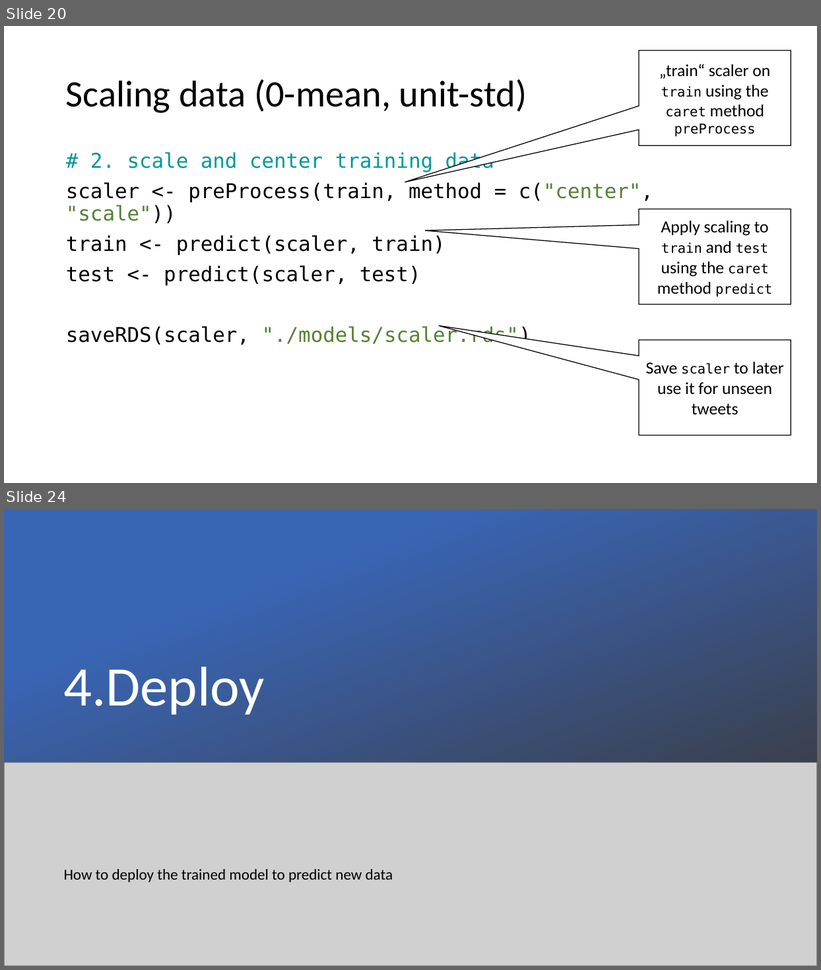
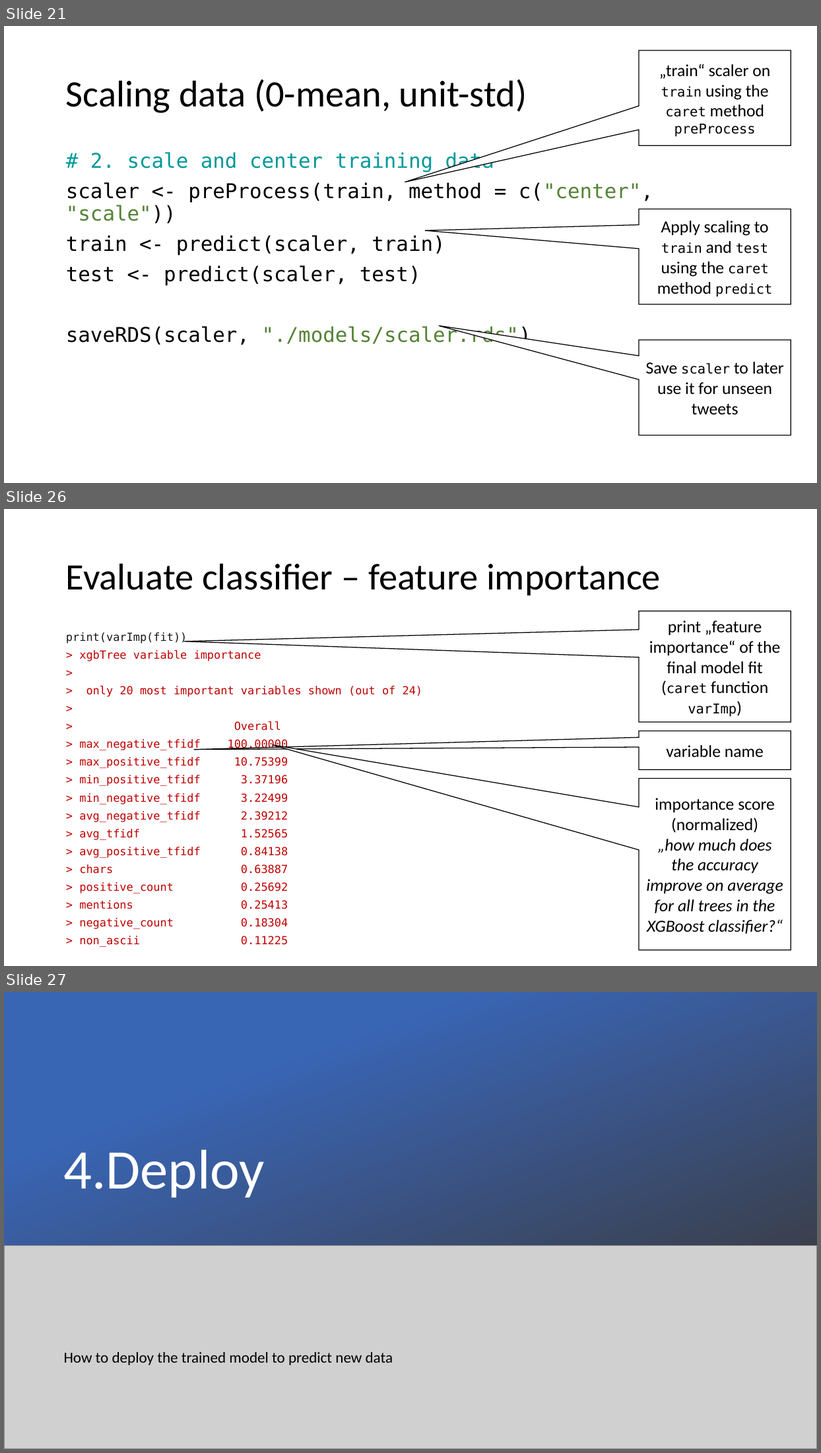
Before and after one commit to samuelstelzer/twitter_sentiment_analysis, a slide deck: handson_workshop.pptx. Shown one above the other, each under a label of ours: slides 20 and 24 before the commit, slides 21, 26 and 27 after it; the slides between them are not shown. The pictures are 821x970 and 821x1453 pixels, drawn with LibreOffice and Linux fonts; fonts in the diff are those of the drawing; grey boxes stand for pictures. Boxes give left, top, right and bottom in pixels: in the first picture for what was removed or moved away, otherwise in the second. Text is boxed around its words. In the diff, an @@ line names an element or a change of style, - is before the commit and + after.

Commit message:
Fix issue with positive_words Fix feature creation method

```diff
--- a/handson_workshop.pptx
+++ b/handson_workshop.pptx
@@ slide 26 added at [4, 509, 817, 966], background #FFFFFF @@
@@ title added at [66, 563, 661, 595], 44 pt, text #000000 @@
+Evaluate classifier – feature importance
@@ speech box added at [639, 611, 791, 722], fill #FFFFFF, outline #000000 1 pt, 20 pt, text #000000 @@
+print „feature importance“ of the final model fit (caret function varImp)
@@ text added at [66, 632, 423, 947], 13.2 pt, text #C00000 @@
+print(varImp(fit))
+> xgbTree variable importance
+>
+> only 20 most important variables shown (out of 24)
+>
+> Overall
+> max_negative_tfidf 100.00000
+> max_positive_tfidf 10.75399
+> min_positive_tfidf 3.37196
+> min_negative_tfidf 3.22499
+> avg_negative_tfidf 2.39212
+> avg_tfidf 1.52565
+> avg_positive_tfidf 0.84138
+> chars 0.63887
+> positive_count 0.25692
+> mentions 0.25413
+> negative_count 0.18304
+> non_ascii 0.11225
@@ speech box added at [639, 731, 791, 770], fill #FFFFFF, outline #000000 1 pt, 20 pt, text #000000 @@
+variable name
@@ speech box added at [639, 779, 791, 951], fill #FFFFFF, outline #000000 1 pt, 20 pt, text #000000, italic @@
+importance score (normalized)
+„how much does the accuracy improve on average for all trees in the XGBoost classifier?“
@@ what was slide 20 is now slide 21 @@
@@ what was slide 24 is now slide 27 @@
```
Also in this commit, not shown: 9 slides changed, 3 other slides added, 1 slide removed, 11 other files.
